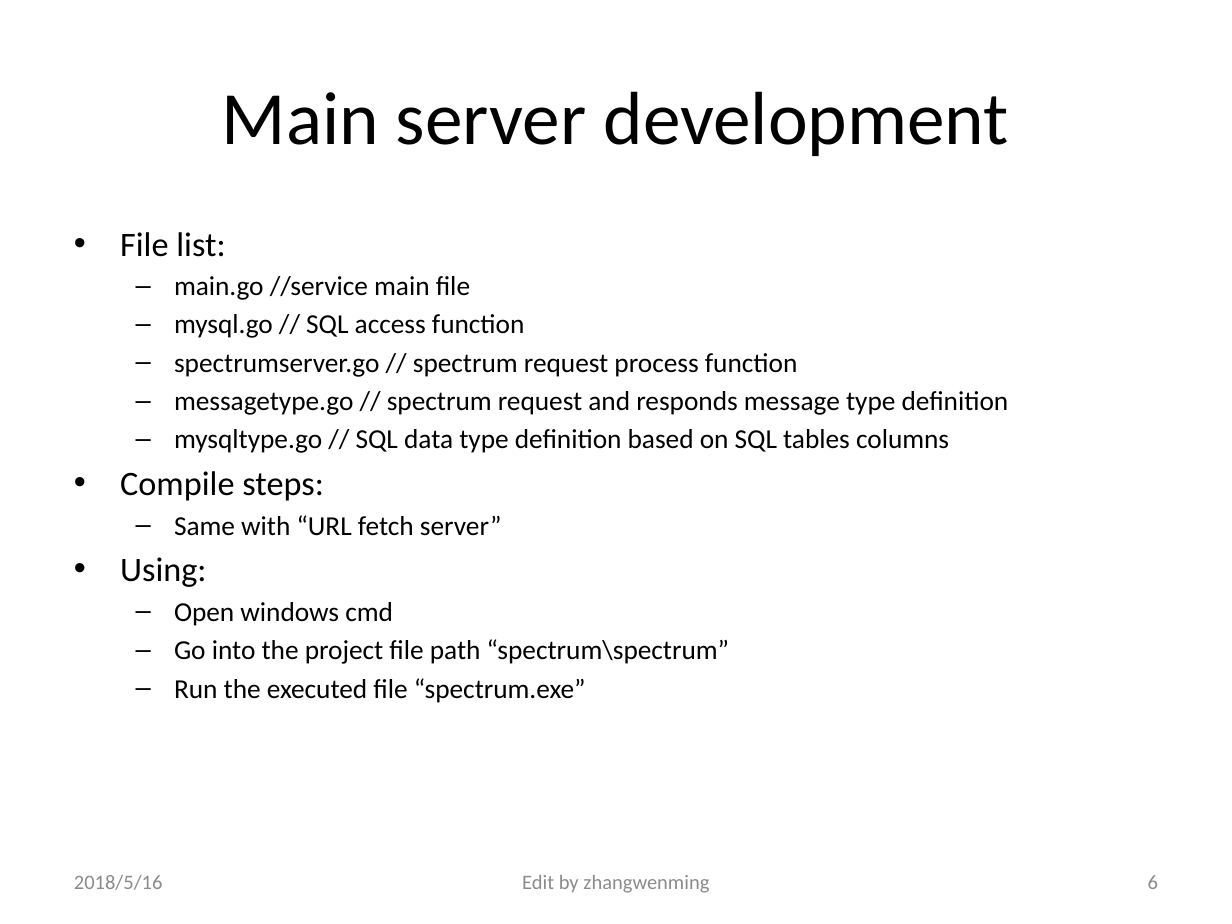
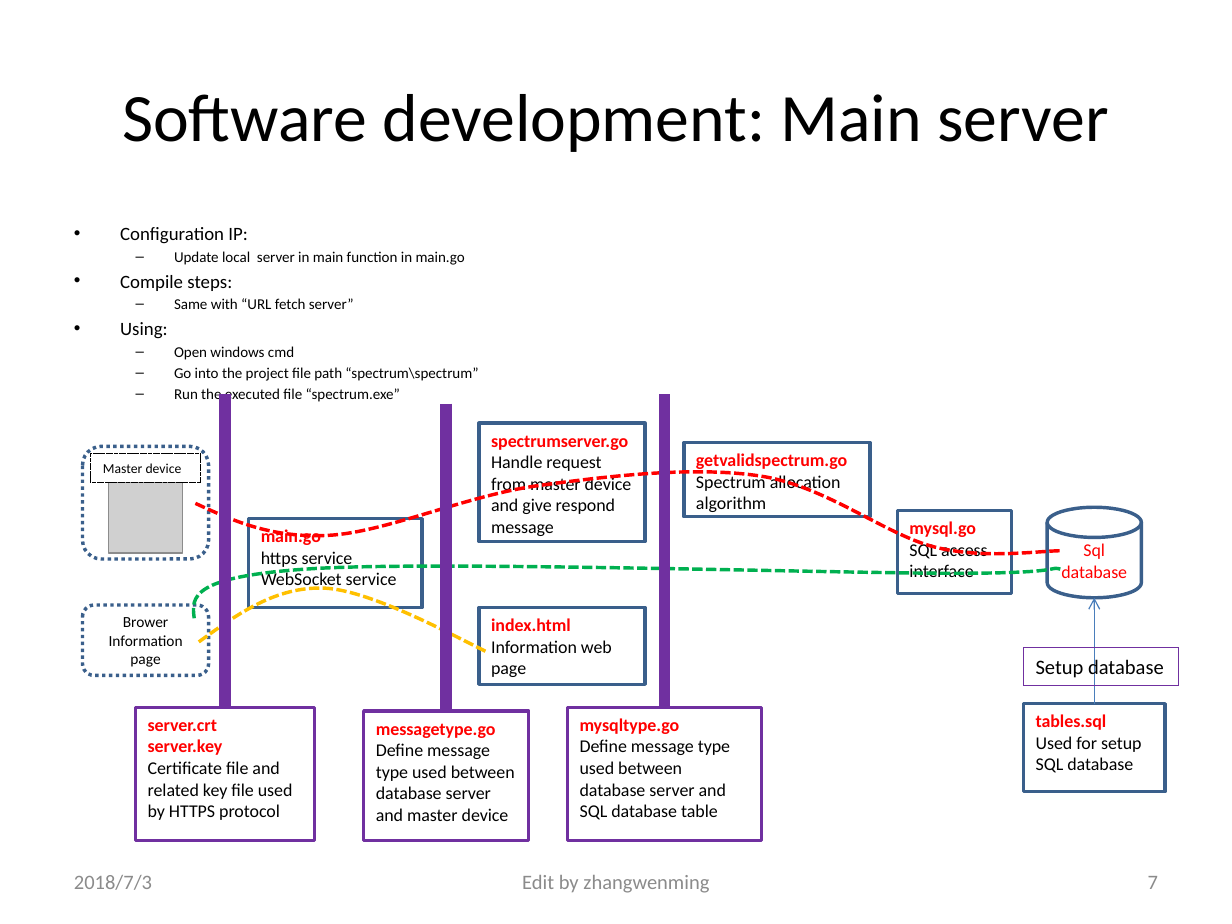
Before and after one commit to civa-z/spectrum, a slide deck: slide 7 of Spectrum_server_specification.pptx (slide 6 before the commit). Drawn at 1232x924 pixels with LibreOffice and Linux fonts; fonts in the diff are those of the drawing; grey boxes stand for pictures. Boxes give left, top, right and bottom in pixels: in the first picture for what was removed or moved away, otherwise in the second. Text is boxed around its words. In the diff, an @@ line names an element or a change of style, - is before the commit and + after.

Commit message:
Update specification of database server

```diff
--- a/Spectrum_server_specification.pptx
+++ b/Spectrum_server_specification.pptx
@@ title at <box>122,94,1109,152</box>: text changed; size 44 to 39.6 pt @@
-Main server development
+Software development: Main server
@@ text at <box>120,227,465,265</box>: text changed; size 16 to 8.8 pt @@
-• File list:
-  – main.go //service main file
-  – mysql.go // SQL access function
-  – spectrumserver.go // spectrum request process function
-  – messagetype.go // spectrum request and responds message type definition
-  – mysqltype.go // SQL data type definition based on SQL tables columns
+• Configuration IP:
+  – Update local server in main function in main.go
@@ text at <box>120,275,478,403</box>: size 20 to 11 pt in "Compile steps:", "Using:"; size 16 to 8.8 pt in "Same with “URL fetch server”", "Open windows cmd", "Go into the project file path “spectrum\spectrum”", "Run the executed file “spectrum.exe”"; less space between paragraphs @@
@@ line added from (225, 394) to (225, 707), #7030A0 7 pt @@
@@ line added from (446, 404) to (446, 711), #7030A0 7 pt @@
@@ line added from (664, 394) to (664, 707), #7030A0 7 pt @@
@@ rounded rectangle added at <box>83,446,208,558</box>, outline #3A5F8C 2 pt dashed @@
@@ rectangle added at <box>479,424,646,542</box>, outline #3A5F8C 2 pt, 10.5 pt, text #000000 @@
+spectrumserver.go
+Handle request from master device and give respond message
@@ rectangle added at <box>684,442,870,516</box>, outline #3A5F8C 2 pt, 10.5 pt, text #000000 @@
+getvalidspectrum.go
+Spectrum allocation algorithm
@@ rectangle added at <box>91,453,201,483</box>, outline #000000 0.75 pt dashed, 8 pt, text #000000 @@
+Master device
@@ freeform shape added at <box>196,472,1063,554</box>, outline #FF0000 2 pt dashed @@
@@ picture added at <box>108,483,182,553</box> @@
@@ cylinder added at <box>1047,508,1141,598</box>, outline #3A5F8C 2 pt, 10.5 pt, text #FF0000 @@
+Sql database
@@ rectangle added at <box>249,519,423,607</box>, outline #3A5F8C 2 pt, 10.5 pt, text #000000 @@
+main.go
+https service
+WebSocket service
@@ rectangle added at <box>897,510,1011,594</box>, outline #3A5F8C 2 pt, 10.5 pt, text #000000 @@
+mysql.go
+SQL access interface
@@ freeform shape added at <box>193,567,1062,618</box>, outline #00B050 2 pt dashed @@
@@ freeform shape added at <box>198,588,488,652</box>, outline #FFC000 2 pt dashed @@
@@ arrow added from (1094, 703) to (1094, 598), #4B7EBC 0.75 pt @@
@@ rounded rectangle added at <box>83,605,208,675</box>, outline #3A5F8C 2 pt dashed, 9 pt, text #000000 @@
+Brower Information page
@@ rectangle added at <box>479,607,646,684</box>, outline #3A5F8C 2 pt, 10.5 pt, text #000000 @@
+index.html
+Information web page
@@ rectangle added at <box>1024,648,1179,685</box>, outline #7030A0 0.75 pt, 12 pt, text #000000 @@
+Setup database
@@ rectangle added at <box>136,707,314,840</box>, outline #7030A0 2 pt, 10.5 pt, text #000000 @@
+server.crt
+server.key
+Certificate file and related key file used by HTTPS protocol
@@ rectangle added at <box>363,711,529,840</box>, outline #7030A0 2 pt, 10.5 pt, text #000000 @@
+messagetype.go
+Define message type used between database server and master device
@@ rectangle added at <box>568,707,761,840</box>, outline #7030A0 2 pt, 10.5 pt, text #000000 @@
+mysqltype.go
+Define message type used between database server and SQL database table
@@ rectangle added at <box>1024,703,1165,792</box>, outline #3A5F8C 2 pt, 10.5 pt, text #000000 @@
+tables.sql
+Used for setup SQL database
@@ text at <box>74,875,152,890</box>: text changed @@
-2018/5/16
+2018/7/3
@@ page number at <box>1148,876,1158,889</box>: text changed @@
-6
+7
```
Also in this commit, not shown: 6 other slides changed, 1 slide added.
